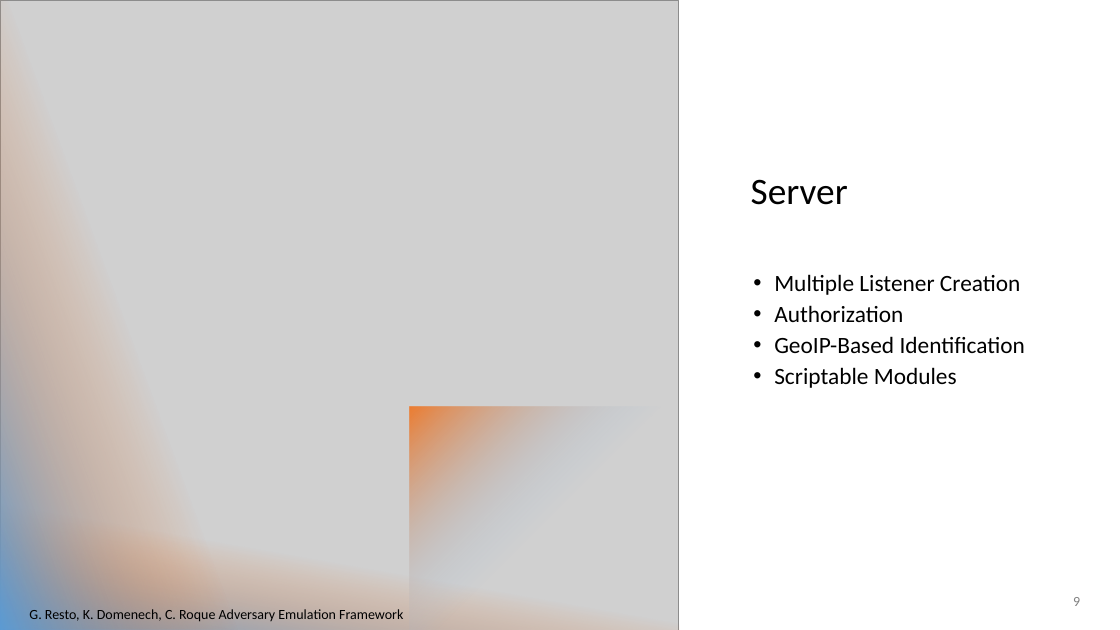
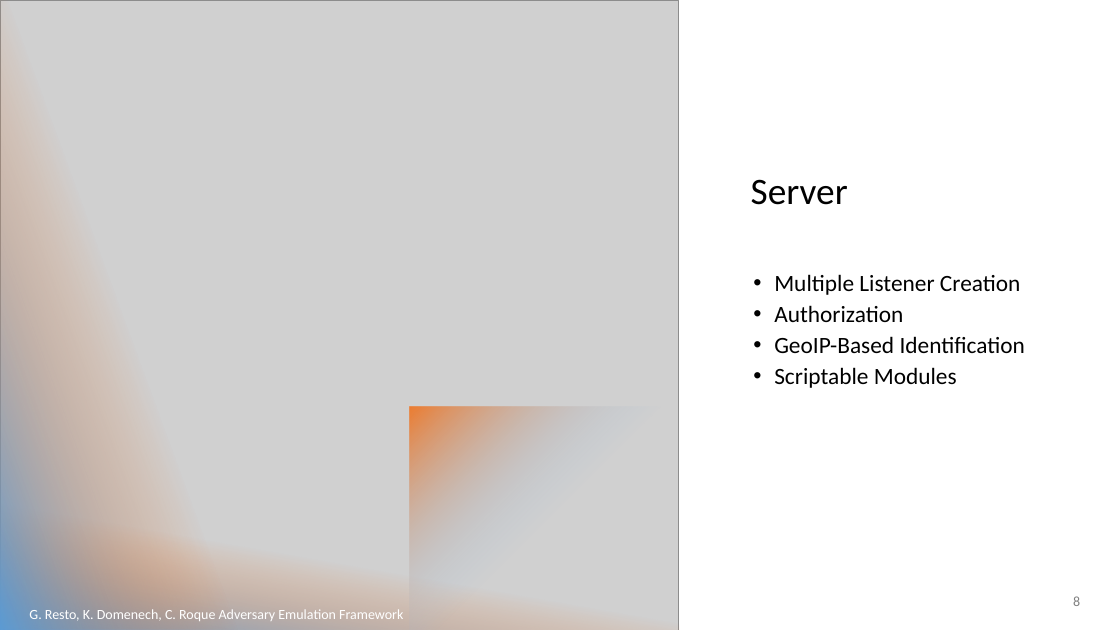
Before and after one commit to racoten/Capstone, a slide deck: slide 8 of Design/Capstone 2 Presentation.pptx (slide 9 before the commit). Drawn at 1120x630 pixels with LibreOffice and Linux fonts; fonts in the diff are those of the drawing; grey boxes stand for pictures. Boxes give left, top, right and bottom in pixels: in the first picture for what was removed or moved away, otherwise in the second. Text is boxed around its words. In the diff, an @@ line names an element or a change of style, - is before the commit and + after.

```diff
--- a/Design/Capstone 2 Presentation.pptx
+++ b/Design/Capstone 2 Presentation.pptx
@@ page number at [1073, 596, 1080, 606]: text changed @@
-9
+8
@@ text "G. Resto, K. Domenech, C. ..." at [29, 609, 403, 621]: text colour #000000 to #FFFFFF @@
```
Also in this commit, not shown: 3 other slides changed, 1 slide added, 1 slide removed, 27 other files.
